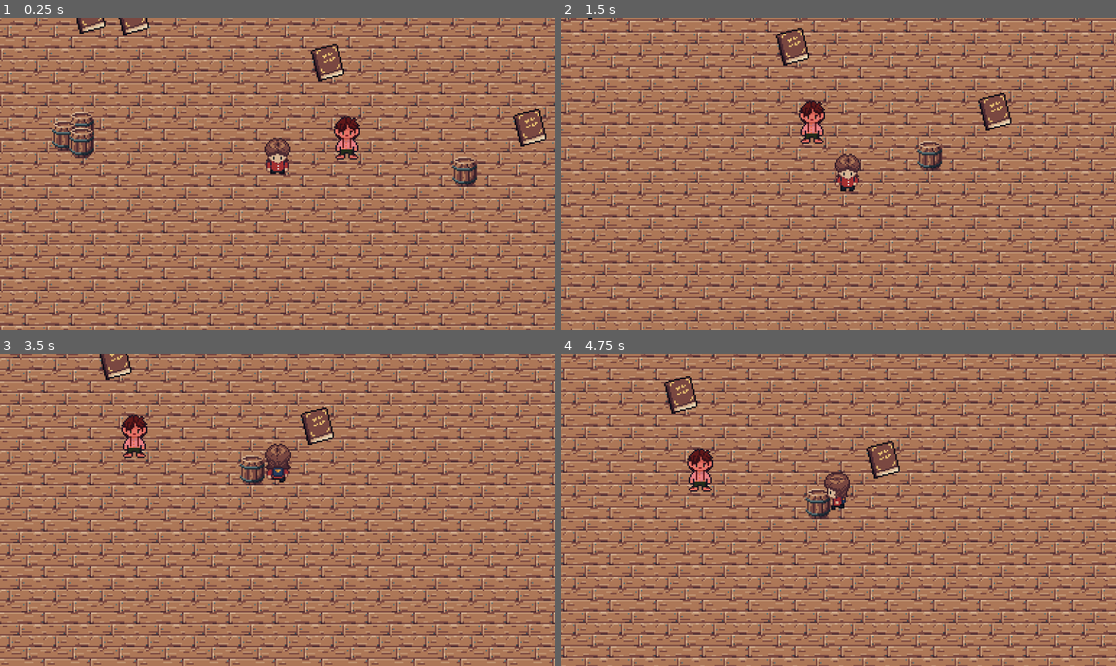
Above: before the commit, frames 1-4 (two rows, left to right).
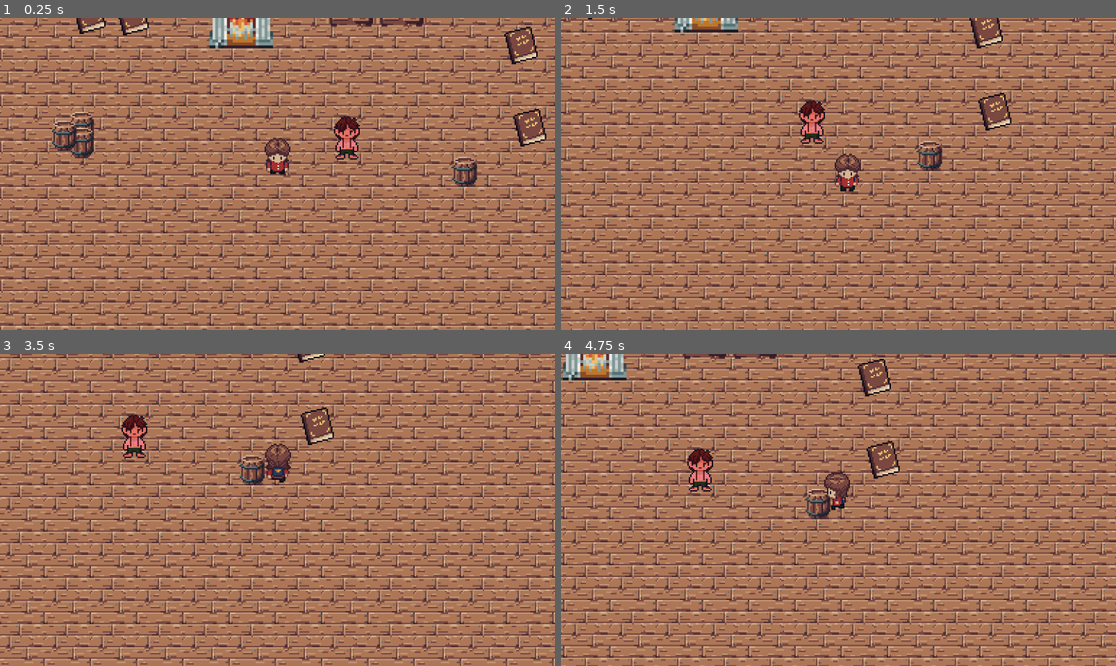
Above: after the commit, the same moments.

Repository: peterakerblom/hoblib
Game: Godot game, scene res://scenes/level.tscn
The game is run twice, just before and just after one commit, with the same random seed, the same clock (stepped at 60 frames per second) and the same inputs. The engine's default icon, where the game draws it, is replaced by a stand-in: a white triangle on a blue panel in a dark square.
Inputs:
- Up to frame 1 (0.25 s): no input
- Up to frame 2 (1.5 s): hold Right (right) 0.53-1.28 s; tap E (interact) at 0.6, 1.35 s; hold Down (down) from 1.28 s (still down)
- Up to frame 3 (3.5 s): release Down (down) at 2.03 s; hold Right (right) 2.03-2.78 s; tap E (interact) at 2.1, 2.85 s; hold Up (up) from 2.78 s (still down)
- Up to frame 4 (4.75 s): release Up (up) at 3.53 s; hold Left (left) from 3.53 s (still down); tap E (interact) at 3.6, 4.35 s

The runs differ from the first frame. In frame 1, 2.3% of the frame differs, in the area x 12-97%, y 0-43%; in frame 2, 1.4%; in frame 3, 0.4%; in frame 4, 2.0%.

Commit message:
bread and bookshelf

Diff:
--- a/scenes/interactables/bookshelf.tscn
+++ b/scenes/interactables/bookshelf.tscn
@@ -1,24 +1,25 @@
 [gd_scene load_steps=5 format=3 uid="uid://c7wqa8xl3a25h"]
 
 [ext_resource type="Script" path="res://scripts/interactables/bookshelf.gd" id="1_70u5a"]
-[ext_resource type="Texture2D" uid="uid://bq62m1kbjngra" path="res://icon.svg" id="1_m28qe"]
+[ext_resource type="Texture2D" uid="uid://bopieh5w7nu3t" path="res://assets/bookshelf.png" id="2_3nw4b"]
 
 [sub_resource type="RectangleShape2D" id="RectangleShape2D_tdjwy"]
-size = Vector2(66.5, 26.5)
+size = Vector2(50, 14)
 
 [sub_resource type="RectangleShape2D" id="RectangleShape2D_bpojt"]
-size = Vector2(66, 166)
+size = Vector2(34, 34)
 
 [node name="Bookshelf" type="Area2D"]
 script = ExtResource("1_70u5a")
 
 [node name="InteractZone" type="CollisionShape2D" parent="."]
-position = Vector2(0, 97)
+position = Vector2(0, 25)
 shape = SubResource("RectangleShape2D_tdjwy")
 
 [node name="Sprite2D" type="Sprite2D" parent="."]
-scale = Vector2(0.59375, 1.375)
-texture = ExtResource("1_m28qe")
+texture_filter = 1
+position = Vector2(0, -12)
+texture = ExtResource("2_3nw4b")
 
 [node name="StaticBody2D" type="StaticBody2D" parent="."]
 
--- a/scenes/level.tscn
+++ b/scenes/level.tscn
@@ -6,8 +6,9 @@
 [ext_resource type="PackedScene" uid="uid://ks21nhsaicng" path="res://scenes/static_objects/bench.tscn" id="2_w8vj1"]
 [ext_resource type="PackedScene" uid="uid://bprhvjfh1d5yy" path="res://scenes/interactables/book_pickup.tscn" id="3_sriv0"]
 [ext_resource type="PackedScene" uid="uid://cwjxpvnifk5ur" path="res://scenes/interactables/fireplace.tscn" id="4_wn6kq"]
-[ext_resource type="PackedScene" uid="uid://bnxlb4muubu2e" path="res://scenes/visior.tscn" id="6_mbvq3"]
+[ext_resource type="PackedScene" uid="uid://bnxlb4muubu2e" path="res://scenes/npc/visior.tscn" id="6_mbvq3"]
 [ext_resource type="PackedScene" uid="uid://crph7v8bvy8qr" path="res://scenes/static_objects/barrel.tscn" id="8_nbml1"]
+[ext_resource type="PackedScene" uid="uid://b1rhomfnv0yvu" path="res://scenes/interactables/bread_pickup.tscn" id="9_rpg2d"]
 
 [sub_resource type="TileSetAtlasSource" id="TileSetAtlasSource_e65ai"]
 texture = ExtResource("1_sh2hu")
@@ -33,12 +34,6 @@
 tile_map_data = PackedByteArray("AAD+//7/AAAAAAAAAAD+////AAAAAAAAAAD+/wAAAAAAAAAAAAD+/wEAAAAAAAAAAAD+/wIAAAAAAAAAAAD+/w …(47296 unchanged characters)…
 tile_set = SubResource("TileSet_w7vxi")
 
-[node name="Bookshelf" parent="." instance=ExtResource("2_25ivq")]
-position = Vector2(455, 104)
-
-[node name="Bookshelf2" parent="." instance=ExtResource("2_25ivq")]
-position = Vector2(714, 106)
-
 [node name="Player" parent="." instance=ExtResource("1_85457")]
 position = Vector2(398, 333)
 motion_mode = 1
@@ -47,23 +42,10 @@
 zoom = Vector2(3, 3)
 position_smoothing_enabled = true
 
-[node name="Fireplace" parent="." instance=ExtResource("4_wn6kq")]
-position = Vector2(365, 199)
-
-[node name="Visior" parent="." instance=ExtResource("6_mbvq3")]
-position = Vector2(446, 322)
-motion_mode = 1
-
-[node name="Bench" parent="." instance=ExtResource("2_w8vj1")]
-position = Vector2(551, 204)
-
-[node name="Bench2" parent="." instance=ExtResource("2_w8vj1")]
-position = Vector2(575, 204)
-
 [node name="pickups" type="Node2D" parent="."]
 
 [node name="BookPickup" parent="pickups" instance=ExtResource("3_sriv0")]
-position = Vector2(432, 255)
+position = Vector2(566, 243)
 
 [node name="BookPickup2" parent="pickups" instance=ExtResource("3_sriv0")]
 position = Vector2(297, 223)
@@ -74,14 +56,45 @@
 [node name="BookPickup4" parent="pickups" instance=ExtResource("3_sriv0")]
 position = Vector2(267, 222)
 
-[node name="Barrel" parent="." instance=ExtResource("8_nbml1")]
+[node name="interactables" type="Node2D" parent="."]
+
+[node name="Fireplace" parent="interactables" instance=ExtResource("4_wn6kq")]
+position = Vector2(373, 224)
+
+[node name="Bookshelf" parent="interactables" instance=ExtResource("2_25ivq")]
+position = Vector2(449, 212)
+
+[node name="Bookshelf2" parent="interactables" instance=ExtResource("2_25ivq")]
+position = Vector2(484, 212)
+
+[node name="static_objects" type="Node2D" parent="."]
+
+[node name="Barrel" parent="static_objects" instance=ExtResource("8_nbml1")]
 position = Vector2(262, 303)
 
-[node name="Barrel2" parent="." instance=ExtResource("8_nbml1")]
+[node name="Barrel2" parent="static_objects" instance=ExtResource("8_nbml1")]
 position = Vector2(262, 314)
 
-[node name="Barrel3" parent="." instance=ExtResource("8_nbml1")]
+[node name="Barrel3" parent="static_objects" instance=ExtResource("8_nbml1")]
 position = Vector2(250, 309)
 
-[node name="Barrel4" parent="." instance=ExtResource("8_nbml1")]
+[node name="Barrel4" parent="static_objects" instance=ExtResource("8_nbml1")]
 position = Vector2(527, 334)
+
+[node name="Bench" parent="static_objects" instance=ExtResource("2_w8vj1")]
+position = Vector2(551, 204)
+
+[node name="Bench2" parent="static_objects" instance=ExtResource("2_w8vj1")]
+position = Vector2(575, 204)
+
+[node name="npcs" type="Node2D" parent="."]
+
+[node name="Visior" parent="npcs" instance=ExtResource("6_mbvq3")]
+position = Vector2(446, 322)
+motion_mode = 1
+
+[node name="BookPickup" parent="." instance=ExtResource("9_rpg2d")]
+position = Vector2(314, 332)
+
+[node name="BookPickup2" parent="." instance=ExtResource("9_rpg2d")]
+position = Vector2(528, 323)
Binary file added: assets/bookshelf.png
Not shown, added: assets/bookshelf.png.import
Not shown: 1 places in scenes/level.tscn that only renumber resources
